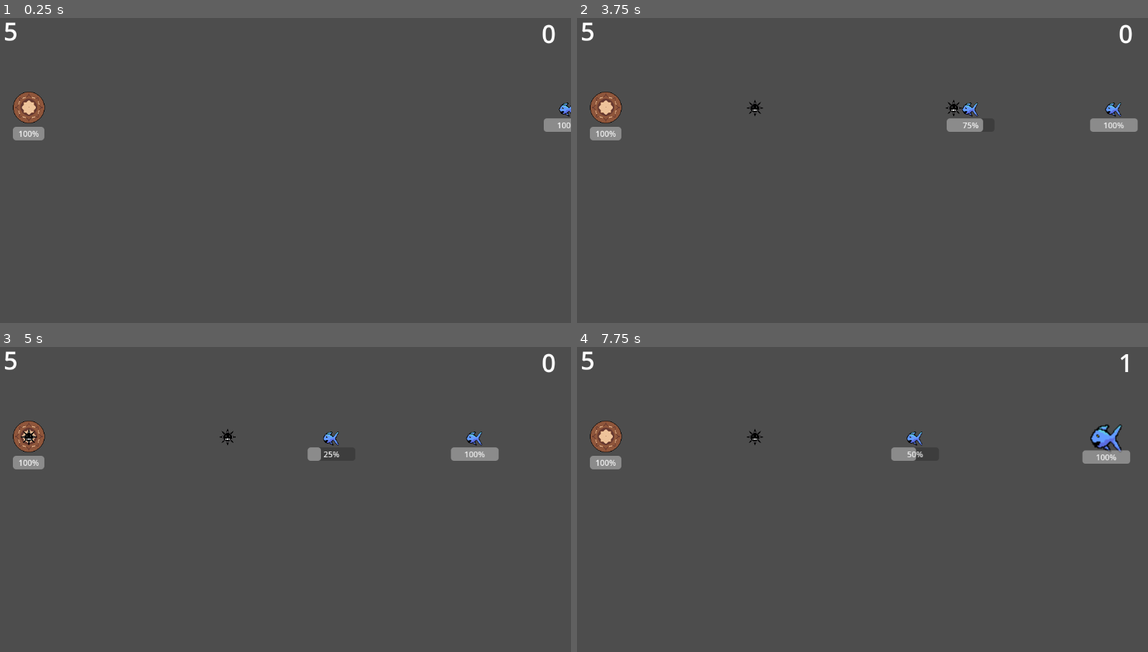
Above: before the commit, frames 1-4 (two rows, left to right).
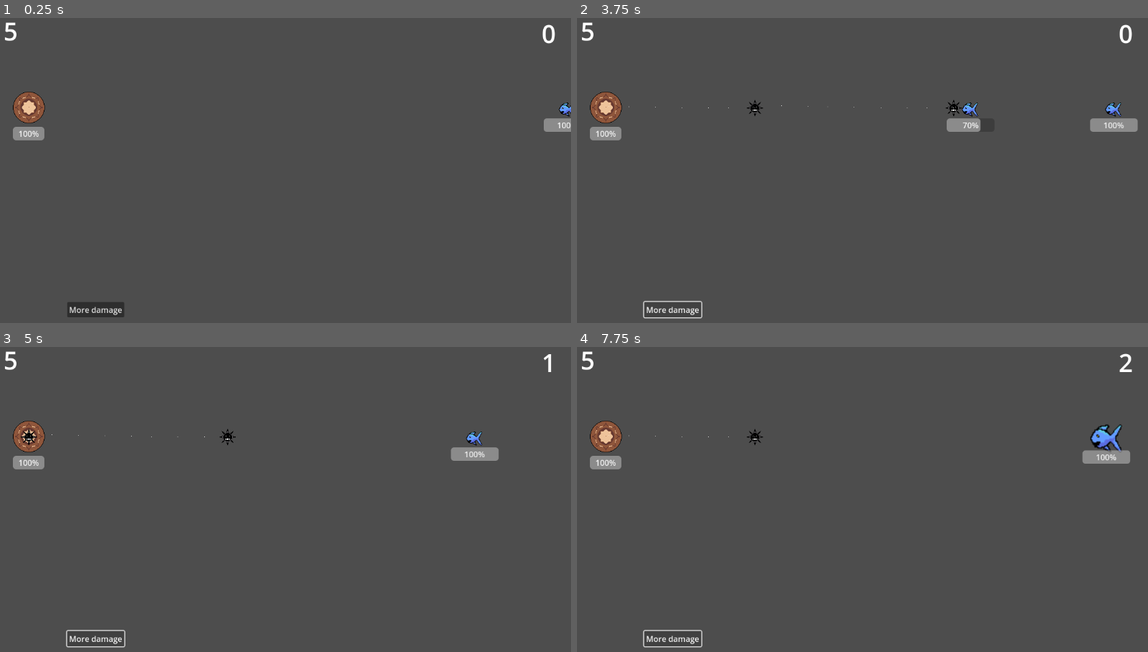
Above: after the commit, the same moments.

Repository: macmist/godot-game
Game: Godot game, scene res://Assets/Scenes/main.tscn
The game is run twice, just before and just after one commit, with the same random seed, the same clock (stepped at 60 frames per second) and the same inputs.
Inputs (mouse positions are in pixels of both pictures, inside the frame that each line leads up to):
- Up to frame 1 (0.25 s): no input
- Up to frame 2 (3.75 s): click (674, 310) at 0.5 s, where only the run after the commit has a clickable "More damage"; click (674, 310) at 1.25 s, where only the run after the commit has a clickable "More damage"; click (674, 310) at 2 s, where only the run after the commit has a clickable "More damage"
- Up to frame 3 (5 s): no input
- Up to frame 4 (7.75 s): no input

The runs differ from the first frame. In frame 1, 0.4% of the frame differs, in the area x 11-22%, y 93-99%; in frame 2, 0.3%; in frame 3, 0.5%; in frame 4, 0.6%, in the area x 5-98%, y 2-99%.

Commit message:
feat: added strategies to bullets

Diff:
--- a/Assets/Scenes/main.tscn
+++ b/Assets/Scenes/main.tscn
@@ -62,6 +62,15 @@
 horizontal_alignment = 1
 vertical_alignment = 1
 
+[node name="Power" type="Button" parent="CanvasLayer"]
+offset_left = 138.0
+offset_top = 584.0
+offset_right = 253.0
+offset_bottom = 615.0
+text = "More damage"
+
 [connection signal="fish_died" from="Spawner" to="." method="_on_spawner_fish_died"]
 [connection signal="body_entered" from="FishGrinder" to="." method="_on_fish_detector_body_entered"]
 [connection signal="body_entered" from="FishGrinder" to="FishGrinder" method="_on_body_entered"]
+[connection signal="pressed" from="CanvasLayer/Power" to="." method="_on_power_pressed"]
+[connection signal="pressed" from="CanvasLayer/Power" to="Tower" method="_on_power_pressed"]
--- /dev/null
+++ b/Assets/Scenes/particles.tscn
@@ -0,0 +1,7 @@
+[gd_scene load_steps=2 format=3 uid="uid://bdlvin2gfwcko"]
+
+[sub_resource type="ParticleProcessMaterial" id="ParticleProcessMaterial_wx08k"]
+particle_flag_disable_z = true
+
+[node name="GPUParticles2D" type="GPUParticles2D"]
+process_material = SubResource("ParticleProcessMaterial_wx08k")
--- a/Assets/Scripts/Game.gd
+++ b/Assets/Scripts/Game.gd
@@ -6,6 +6,8 @@
 
 
 @export var maximum_units_through = 5
+
+signal power_up()
 
 var points: int = 0
 
@@ -28,3 +30,7 @@
 
 func _on_spawner_fish_died() -> void:
 	on_point_scored()
+
+
+func _on_power_pressed() -> void:
+	power_up.emit()
--- /dev/null
+++ b/Assets/Scripts/Strategies/base_projectile_strategy.gd
@@ -0,0 +1,6 @@
+class_name  BaseProjectileStrategy
+extends Resource
+
+
+func apply_upgrade(projectile:Projectile):
+	pass
--- /dev/null
+++ b/Assets/Scripts/Strategies/damage_projectile_strategy.gd
@@ -0,0 +1,5 @@
+class_name DamageProjectileStrategy
+extends BaseProjectileStrategy
+
+func apply_upgrade(projectile: Projectile):
+	projectile.damage += 5.0
--- /dev/null
+++ b/Assets/Scripts/Strategies/fancy_projectile_strategy.gd
@@ -0,0 +1,9 @@
+class_name FancyProjectileStrategy
+extends BaseProjectileStrategy
+
+const PARTICLES = preload("res://Assets/Scenes/particles.tscn")
+
+func apply_upgrade(projectile: Projectile):
+	var projectile_particle: Node2D = PARTICLES.instantiate()
+	projectile.add_child(projectile_particle)
+	projectile_particle.global_position = projectile.position
--- a/Assets/Scripts/projectile.gd
+++ b/Assets/Scripts/projectile.gd
@@ -1,3 +1,5 @@
+class_name Projectile
+
 extends Sprite2D
 
 @export var speed: float = 400;
--- a/Assets/Scripts/tower.gd
+++ b/Assets/Scripts/tower.gd
@@ -6,11 +6,14 @@
 @onready var health_bar: ProgressBar = %HealthBar
 @export var parent_for_projectiles: NodePath
 
+var projectile_upgrades: Array[BaseProjectileStrategy] = []
+
 func _ready() -> void:
 	health_bar.max_value = health
 	health_bar.value = health
 	timer.timeout.connect(_on_timer_timeout)
 	timer.start()
+	projectile_upgrades.append(FancyProjectileStrategy.new())
 
 
 func _on_timer_timeout() -> void:
@@ -18,6 +21,10 @@
 	var new_projectile = PROJECTILE.instantiate()
 
 	new_projectile.global_position = global_position
+
+	for upgrade in projectile_upgrades:
+		upgrade.apply_upgrade(new_projectile)
+
 	var parent = get_node(parent_for_projectiles)
 	parent.add_child(new_projectile)
 	pass # Replace with function body.
@@ -32,3 +39,8 @@
 
 func on_game_over():
 	queue_free()
+
+
+func _on_power_pressed() -> void:
+	print("HIIII")
+	projectile_upgrades.append(DamageProjectileStrategy.new())
--- a/project.godot
+++ b/project.godot
@@ -15,6 +15,11 @@
 config/features=PackedStringArray("4.3", "Forward Plus")
 config/icon="res://icon.svg"
 
+[editor]
+
+version_control/plugin_name="GitPlugin"
+version_control/autoload_on_startup=true
+
 [global_group]
 
 Enemy=""
